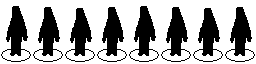
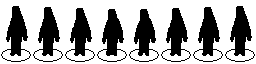
Layers edited between the first and the second 256x64 image:
painted on "Layer 6 copy 2" (1st of 8, in "IDLE" › "Idle_8") over (230, 6, 252, 43)
painted on "Layer 6 copy 2" (2nd of 8, in "IDLE" › "Idle_7") over (201, 7, 217, 27)
removed group "Idle_6" (2 layers) from group "IDLE" over (169, 7, 185, 27)
painted on "Layer 6 copy 2" (3rd of 8, in "IDLE" › "Idle_5") over (134, 6, 156, 54)
painted on "Layer 6 copy 2" (4th of 8, in "IDLE" › "Idle_4") over (102, 7, 124, 55)
added group "Idle_3 copy" with 2 layers in group "IDLE" over (169, 8, 185, 27)
moved "Layer 6 copy 2" (5th of 8, in "IDLE" › "Idle_3 copy") into group "Idle_3 copy", painted on it over (169, 7, 185, 27)
